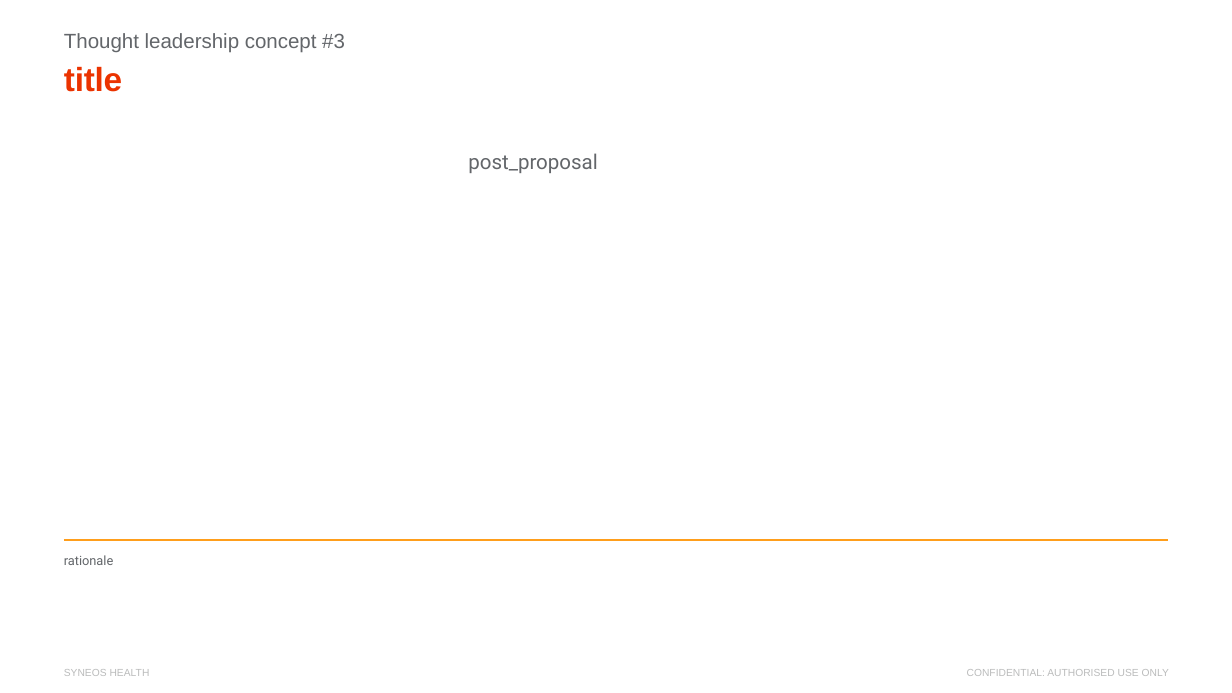
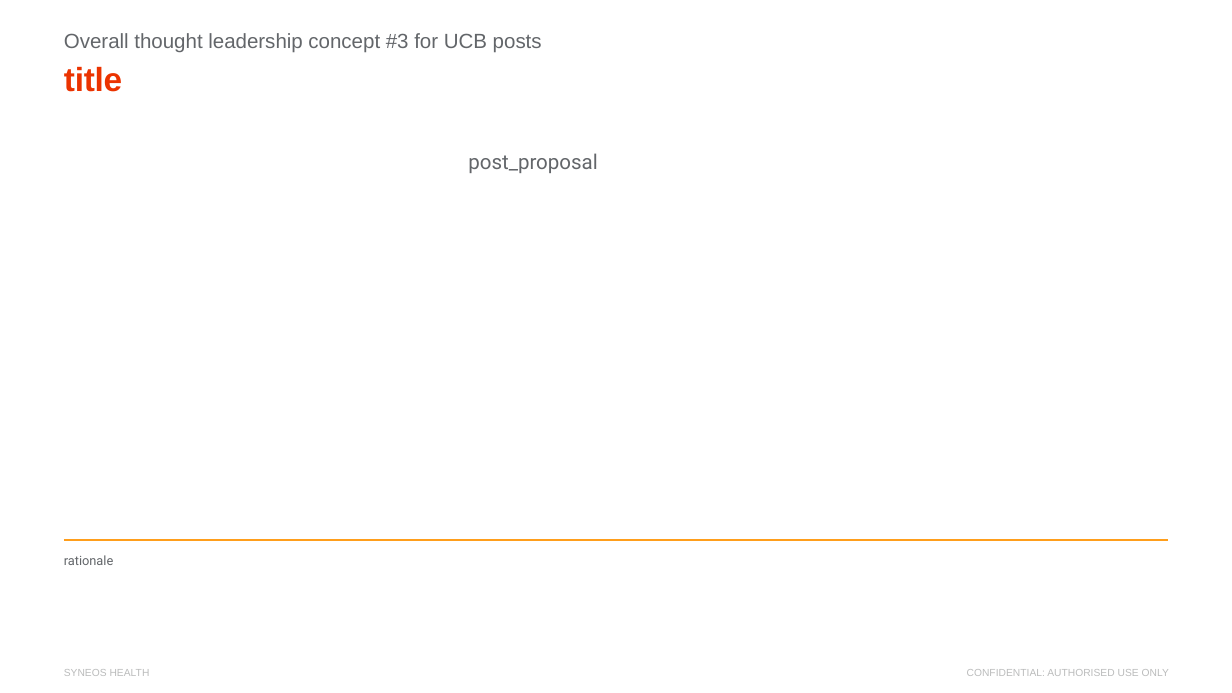
Before and after one commit to xpistos90210/templates, a slide deck: slide 5 of Linkedin_Master_Template.pptx. Drawn at 1232x693 pixels with LibreOffice and Linux fonts; fonts in the diff are those of the drawing; background and template pictures are left out. Boxes give left, top, right and bottom in pixels: in the first picture for what was removed or moved away, otherwise in the second. Text is boxed around its words. In the diff, an @@ line names an element or a change of style, - is before the commit and + after.

```diff
--- a/Linkedin_Master_Template.pptx
+++ b/Linkedin_Master_Template.pptx
@@ text at bbox=[64, 33, 542, 53]: text changed @@
-Thought leadership concept #3
+Overall thought leadership concept #3 for UCB posts
```
Also in this commit, not shown: 2 other slides changed, 5 slides added.
